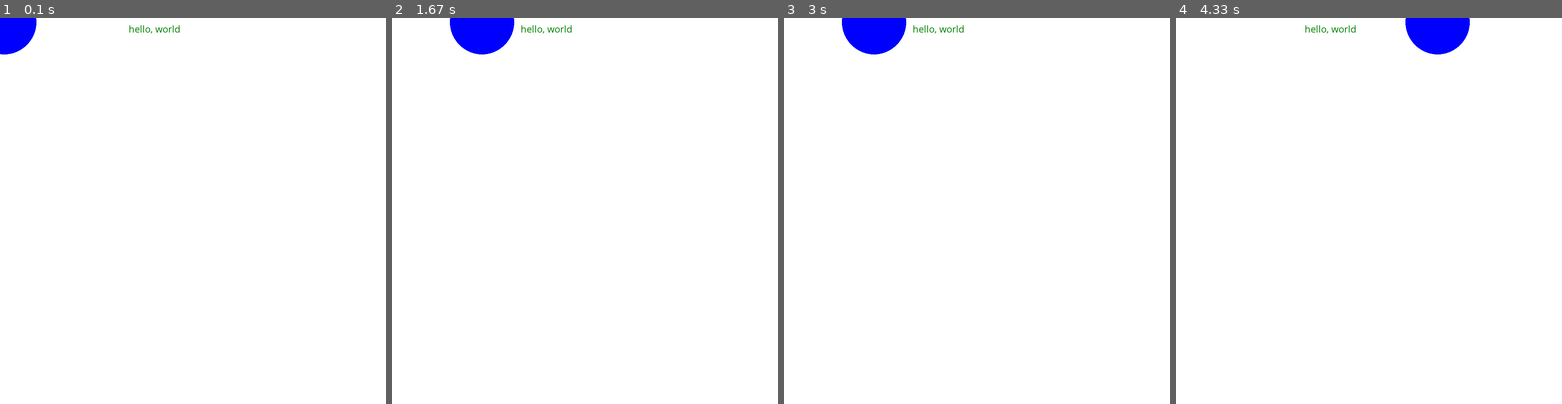
Above: before the commit, frames 1-4 (left to right).
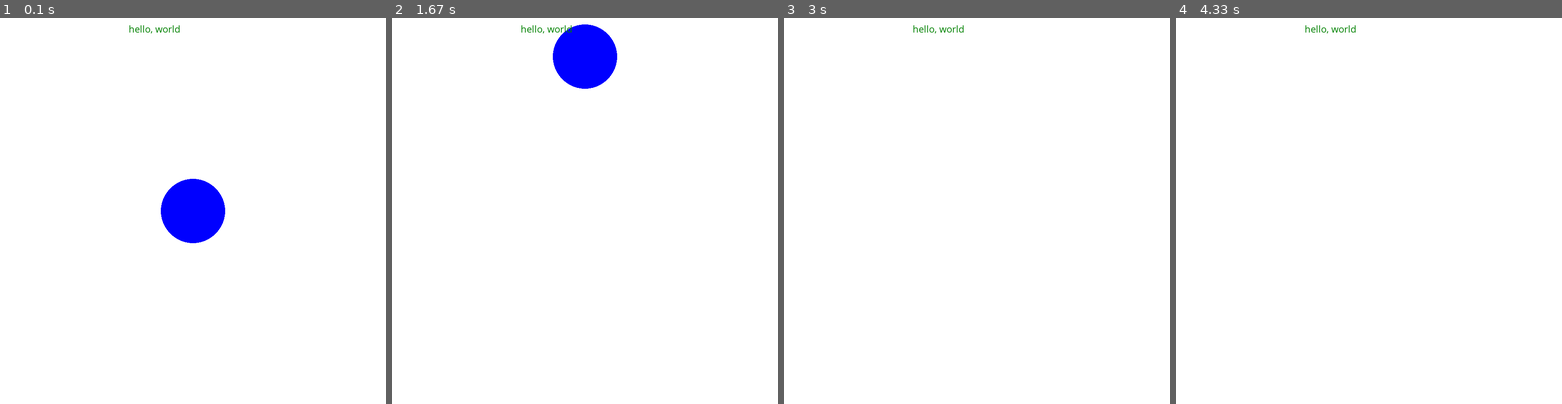
Above: after the commit, the same moments.

Repository: BCshirdavani/cs320_hw03_FlappyBird
Game: pygame game, started from FlappyGame.py
The game is run twice, just before and just after one commit, with the same random seed, the same clock (stepped at 60 frames per second) and the same inputs.
Inputs:
- Up to frame 1 (0.1 s): no input
- Up to frame 2 (1.67 s): hold Right 0.33-0.8 s; hold Right 0.83-1.3 s; hold Left from 1.33 s (still down)
- Up to frame 3 (3 s): release Left at 1.87 s; hold Left 1.9-2.3 s; hold Right 2.33-2.97 s
- Up to frame 4 (4.33 s): hold Right 3.5-3.97 s

The runs differ from the first frame. In frame 1, 2.9% of the frame differs, in the area x 0-59%, y 0-59%; in frame 2, 3.4%, in the area x 15-59%, y 0-19%; in frame 3, 1.3%; in frame 4, 1.3%.

Commit message:
ball now moves up/down at constant velocities
adjust the position, velocity, and acceleration of the ball. So that it "flap/boosts" up, and accelerates down with a gravity.

Diff:
--- a/FlappyGame.py
+++ b/FlappyGame.py
@@ -28,23 +28,23 @@
 def makeCircle(x,y):
     pygame.draw.circle(game_display, blue, (x,y), 75)
 
-x = 10
-y = 10
-x_chage = 0
+x = 450
+y = 450
+y_change = 0
 
 while not crashed:
     for event in pygame.event.get():
         if event.type == pygame.QUIT:
             crashed = True
         if event.type == pygame.KEYDOWN:
-            if event.key == pygame.K_LEFT:
-                x_chage = -5
-            elif event.key == pygame.K_RIGHT:
-                x_chage = +5
+            # if event.key == pygame.K_LEFT:
+                y_change = -5
+            # elif event.key == pygame.K_RIGHT:
+                # y_change = +5
         if event.type == pygame.KEYUP:
-            if event.key == pygame.K_LEFT or event.key == pygame.K_RIGHT:
-                x_change = 0
-    x += x_chage
+            # if event.key == pygame.K_LEFT or event.key == pygame.K_RIGHT:
+                y_change = +5
+    y += y_change
     game_display.fill(white)
     makeCircle(x,y)
     game_display.blit(text,(300,10))
